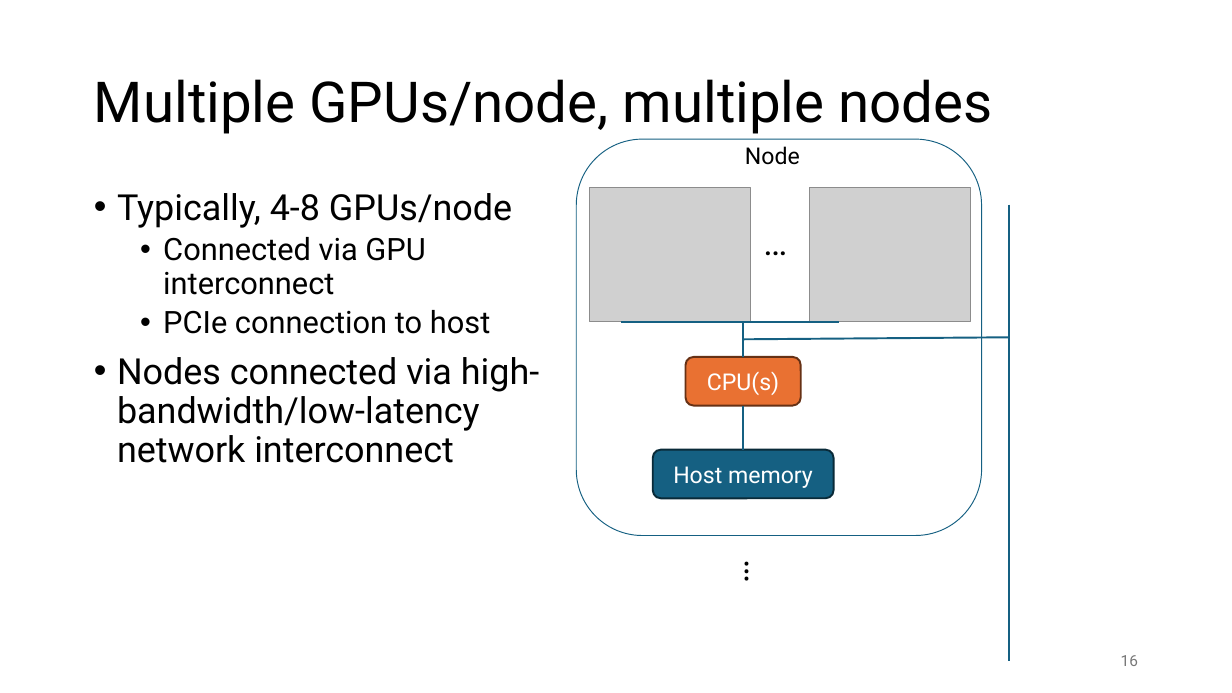
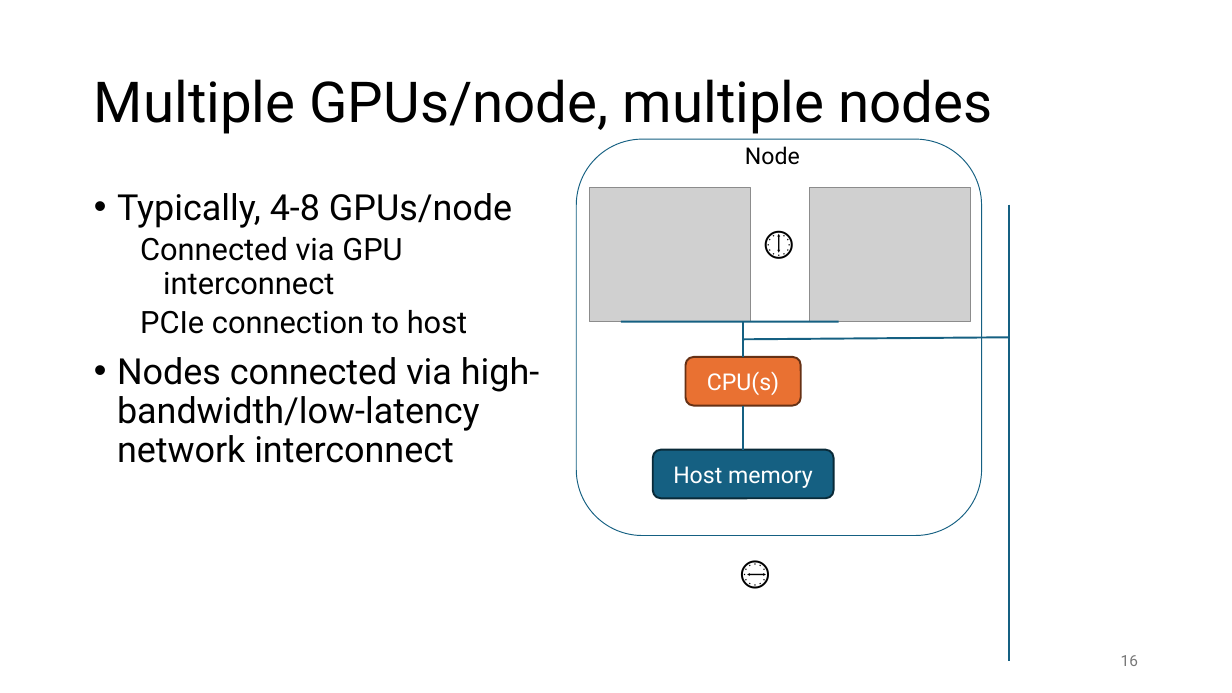
Before and after one commit to gjbex/GPU-programming, a slide deck: slide 16 of gpu_programming.pptx. Drawn at 1232x693 pixels with LibreOffice and Linux fonts; fonts in the diff are those of the drawing; grey boxes stand for pictures. Boxes give left, top, right and bottom in pixels: in the first picture for what was removed or moved away, otherwise in the second. Text is boxed around its words. In the diff, an @@ line names an element or a change of style, - is before the commit and + after.

```diff
--- a/gpu_programming.pptx
+++ b/gpu_programming.pptx
@@ text at (x1=140, y1=237, x2=467, y2=334): bullet • to none @@
@@ text at (x1=754, y1=214, x2=809, y2=267): text changed @@
-…
+🕕
@@ text at (x1=733, y1=551, x2=786, y2=605): text changed @@
-…
+🕕
```
Also in this commit, not shown: 23 other slides changed, 5 slides added.
